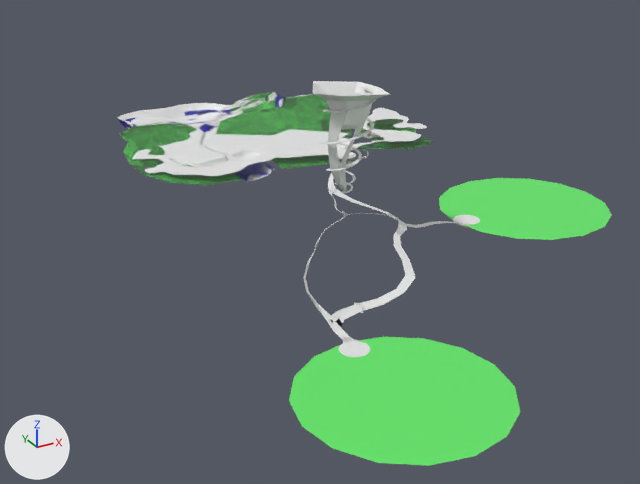
Before and after pictures for a commit that changed the FBX model Under the Bridge/Assets/Town Building/World.fbx.
Before and after are seen from a 50 mm lens placed at (-480.0, -939.0, 331.0), pointed at (-18.0, -100.0, -89.0). The axes (+X, +Y, +Z) are drawn at lower left. The lights are the same throughout.

Objects in the first picture: 'BloodArea', 'CaveCollider', 'CavePaths', 'CaveWalls', 'Giant Stalagmite', 'Land', 'Land_01', 'LightCollider', 'Water', 'WaterArea'.
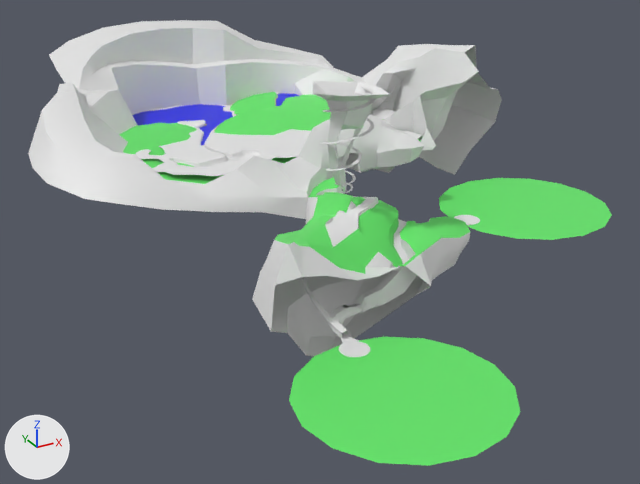
Commit message: World models update

Location of each change, [x1, y1, x2, y2] in pixels of the pictures (640 x 484 px; the box of a moved part takes in the faces that stretch with it):
'LightCliffs', added
    after: [28, 20, 502, 219]
'Hills', added
    after: [252, 177, 470, 356]
'Land', reshaped
    before: [121, 92, 434, 184]
    after: [119, 92, 421, 184]
'LightCollider', deleted
    before: [119, 92, 433, 185]
'LightWaterSurface', added (blue)
    after: [132, 93, 299, 145]
'CaveWalls', reshaped
    before: [325, 184, 399, 343]
    after: [303, 217, 362, 338]
'CaveCollider', deleted
    before: [303, 173, 454, 342]
'LightRocks', added
    after: [177, 106, 231, 128]
'CaveIngress', added
    after: [354, 219, 399, 313]
part 1 of me_plane_016, moved or reshaped
    before: [200, 95, 285, 179]
    after: [205, 95, 284, 131]
part 2 of me_plane_016, recoloured
    before: [118, 97, 282, 181]
part 3 of me_plane_015, moved or reshaped
    before: [136, 92, 317, 135]
    after: [134, 92, 307, 135]
'CavePaths', unchanged, covered by the edit
    before: [318, 174, 456, 321]
    after: [332, 177, 409, 343]

The edits, one by one:
Material 'Sand' (mat_sand) is new.
Its base color is (0.641, 0.557, 0.296) (beige #d1c594).
me_plane_016 is used by ob_water; location (0.0, 100.0, 0.0).
me_plane_016 had 239 vertices, 190 faces and spanned x -153.0..104.0, y -161.0..151.0, z -24.0..10.0.
me_plane_016 now has 275 vertices, 230 faces and spans x -153.0..105.0, y -161.0..151.0, z -24.0..13.0.
me_plane_016 part 1: 106 vertices moved from x -151.0..86.0, y -136.0..114.0, z -12.0..10.0 to x -147.0..87.0, y -136.0..121.0, z -12.0..12.0; 1 vertex removed from x -81.0, y -96.0, z -10.0; 37 vertices added at x -88.0..105.0, y -148.0..121.0, z -10.0..13.0.
me_plane_016 part 2: 182 faces spanning x -153.0..104.0, y -161.0..151.0, z -24.0..10.0 switch from mat_water (blue #2125e7) to mat_sand (beige #d1c594).
me_plane_015 is used by ob_land; location (0.0, 100.0, 0.0).
me_plane_015 had 188 vertices, 130 faces and spanned x -200.0..205.0, y -163.0..121.0, z -21.0..14.0.
me_plane_015 now has 173 vertices, 126 faces and spans x -200.0..205.0, y -163.0..121.0, z -21.0..14.0.
me_plane_015 part 3: 12 vertices moved from x -97.0..74.0, y -136.0..110.0, z -11.0..13.0 to x -99.0..97.0, y -116.0..110.0, z -9.0..12.0; 42 vertices removed from x -149.0..78.0, y -161.0..121.0, z -11.0..9.0; 32 vertices added at x -131.0..86.0, y -114.0..105.0, z -9.0..13.0.
me_plane_013 is used by ob_cavewalls; location (-30.0, -178.0, -25.0).
me_plane_013 had 128 vertices, 93 faces and spanned x -76.0..60.0, y -125.0..76.0, z -75.0..8.0.
me_plane_013 now has 307 vertices, 254 faces and spans x -80.0..59.0, y -117.0..74.0, z -74.0..8.0.
me_plane_013 part 4: 47 vertices moved from x -71.0..60.0, y -121.0..76.0, z -75.0..8.0 to x -70.0..49.0, y -116.0..63.0, z -72.0..5.0; 45 vertices removed from x -75.0..59.0, y -125.0..75.0, z -75.0..8.0; 224 vertices added at x -80.0..49.0, y -117.0..63.0, z -69.0..8.0.
Mesh me_plane_005_1 is new.
It has 101 vertices, 89 faces and spans x -95.1..3.2, y 27.6..104.3, z -3.9..4.0.
Mesh me_plane_013_1 is new.
It has 108 vertices, 82 faces and spans x -36.0..60.0, y -95.0..76.0, z -66.0..8.0.
Mesh me_plane_003 is new.
It has 752 vertices, 733 faces and spans x -304.0..319.0, y -139.0..344.0, z -78.0..105.0.
Mesh me_plane_007 is new.
It has 394 vertices, 333 faces and spans x -132.0..130.0, y -110.0..106.0, z -128.0..22.0.
Faces by material slot: [114, 219].
It uses material mat_land (green #63e769).
It uses material mat_rock (white #e7e7e7).
Mesh me_plane_010 is new.
It has 38 vertices, 21 faces and spans x -163.0..118.0, y -179.0..161.0, z -10.0..9.0.
It uses material mat_water (blue #2125e7).
Object 'CaveFloor' (ob_cavefloor) is deleted.
Object 'CaveCollider' (ob_cavecollider) is deleted.
Object 'LightCollider' (ob_lightcollider) is deleted.
Object 'LightRocks' (ob_lightrocks) is new; it shows me_plane_005_1.
Its location is (0.0, 100.0, 0.0).
Object 'CaveIngress' (ob_caveingress) is new; it shows me_plane_013_1.
Its location is (-30.0, -178.0, -25.0).
Object 'LightCliffs' (ob_lightcliffs) is new; it shows me_plane_003.
Its location is (0.0, 0.0, 0.0).
Object 'Hills' (ob_hills) is new; it shows me_plane_007.
Its location is (-30.0, -178.0, -25.0).
Object 'LightWaterSurface' (ob_lightwatersurface) is new; it shows me_plane_010.
Its location is (0.0, 100.0, 0.0).
